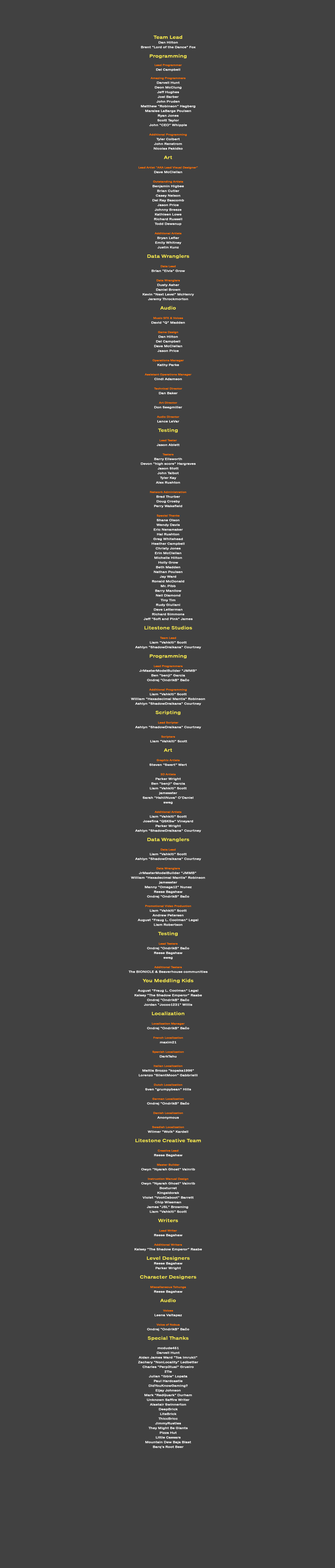
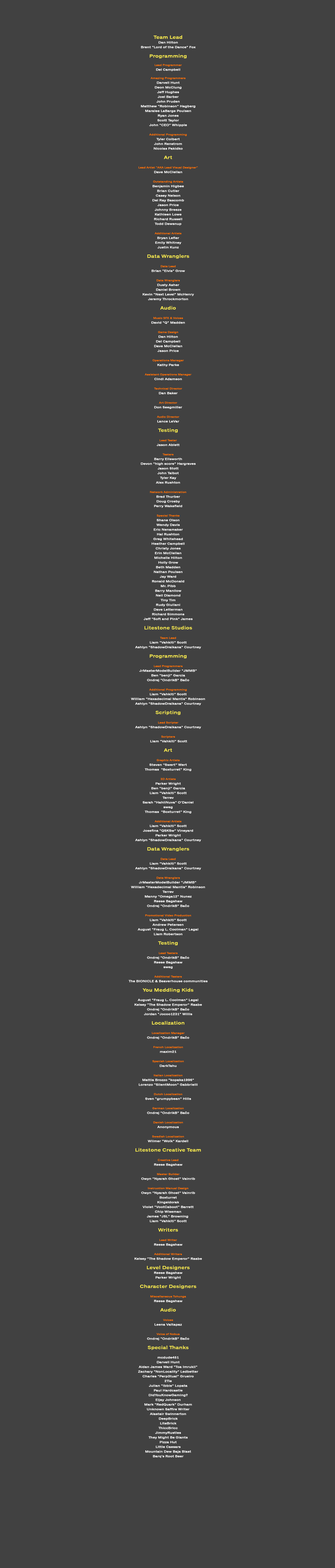
Before/after of a 335×1568 layered artwork. What changed in the layer stack:
painted on "Team Lead Dan Hilton Brent 'Lord of the Dance' Fox Programming" over (128, 64, 208, 1458)
